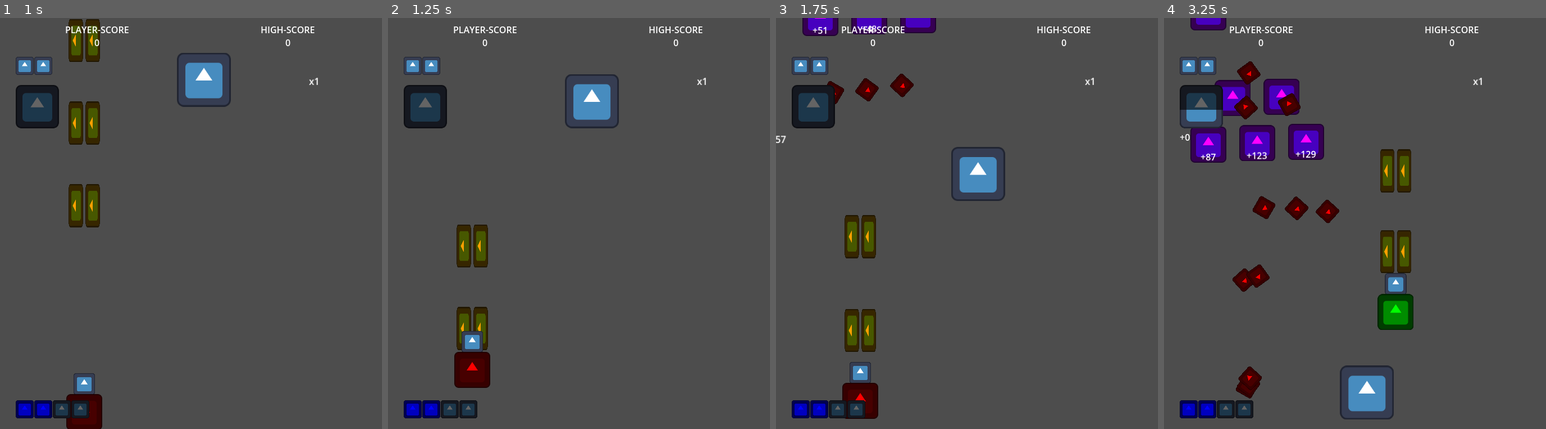
Above: before the commit, frames 1-4 (left to right).
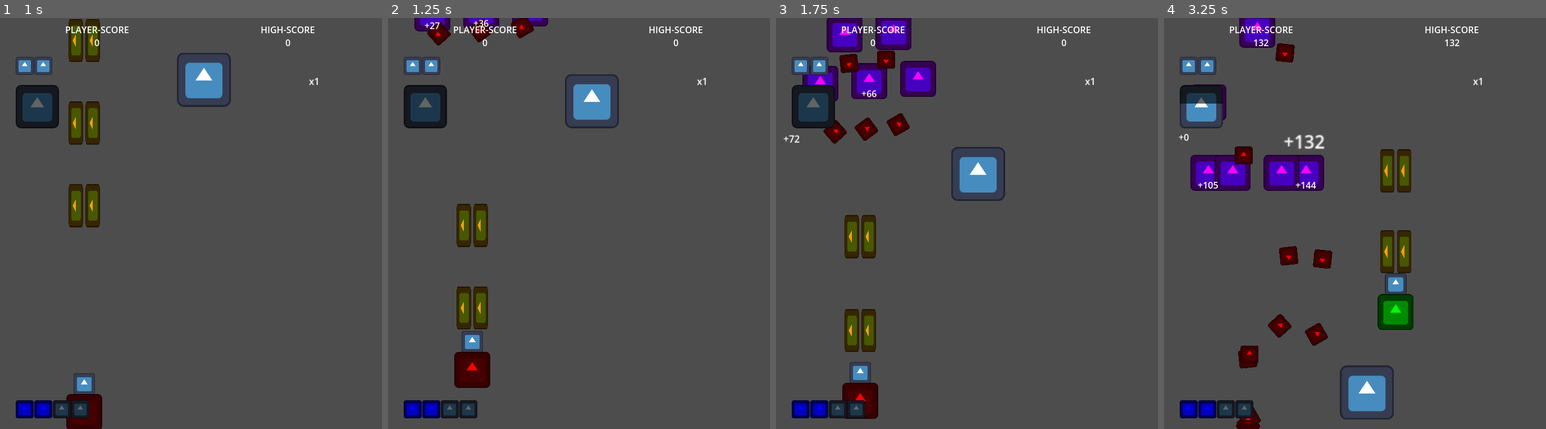
Above: after the commit, the same moments.

Repository: Zeroeth-0/Gatogun
Game: Godot game, scene res://scenes/UI/title_screen.tscn
The game is run twice, just before and just after one commit, with the same random seed, the same clock (stepped at 60 frames per second) and the same inputs. The engine's default icon, where the game draws it, is replaced by a stand-in: a white triangle on a blue panel in a dark square.
Inputs:
- Up to frame 1 (1 s): tap Enter (Start) at 0.5 s; hold Right (RIGHT) from 0.53 s (still down); hold Z (A) from 0.53 s (still down); tap X (B) at 0.8 s
- Up to frame 2 (1.25 s): keep holding Right (RIGHT); keep holding Z (A)
- Up to frame 3 (1.75 s): release Right (RIGHT) at 1.28 s; release Z (A) at 1.28 s; hold Down (DOWN) from 1.28 s (still down); tap X (B) at 1.35 s; tap Z (A) at 1.55 s
- Up to frame 4 (3.25 s): release Down (DOWN) at 2.03 s; hold Right (RIGHT) 2.03-2.78 s; hold Z (A) 2.03-2.78 s; tap X (B) at 2.3, 2.85 s; hold Up (UP) from 2.78 s (still down); tap Z (A) at 3.05 s

Frame 1 is identical in both runs. In frame 2, 2.7% of the frame differs, in the area x 6-42%, y 0-81%; in frame 3, 5.1%; in frame 4, 10%, in the area x 3-78%, y 0-100%.

Commit message:
Current December 2025

Diff:
--- a/project.godot
+++ b/project.godot
@@ -23,6 +23,7 @@
 SCORE="*res://utils/ScoreManager.gd"
 GAME="*res://utils/GameManager.gd"
 WEAPON="*res://utils/WeaponManager.gd"
+Spawning="*res://addons/BulletUpHell/Spawning.tscn"
 
 [display]
 
@@ -39,6 +40,10 @@
 
 movie_writer/movie_file="C:/Users/Amós/Desktop/GameDev/En Desarrollo/Movies/Gatodius_mov.avi"
 movie_writer/mix_rate.movie=0
+
+[editor_plugins]
+
+enabled=PackedStringArray("res://addons/BulletUpHell/plugin.cfg")
 
 [input]
 
--- a/scenes/enemies/popcorn/air/sorro.tscn
+++ b/scenes/enemies/popcorn/air/sorro.tscn
@@ -4,11 +4,11 @@
 [ext_resource type="PackedScene" uid="uid://bt5gwutxmj013" path="res://scenes/weapons/enemies/popcorn/singleAimed.tscn" id="2_xihgw"]
 
 [node name="Enemy" instance=ExtResource("1_etmv5")]
-childDuration = 2.3
-childSpeed = 150
+childDuration = 1.5
+childSpeed = 250
 adulthood = 12
 adultDuration = 2.0
 oldAge = 8
-oldSpeed = 200
+oldSpeed = 250
 
 [node name="Emitter" parent="." index="4" instance=ExtResource("2_xihgw")]
--- a/scenes/enemies/popcorn/air/sorro_l.tscn
+++ b/scenes/enemies/popcorn/air/sorro_l.tscn
@@ -4,11 +4,11 @@
 [ext_resource type="PackedScene" uid="uid://bt5gwutxmj013" path="res://scenes/weapons/enemies/popcorn/singleAimed.tscn" id="2_j3jcj"]
 
 [node name="Enemy" instance=ExtResource("1_ub505")]
-childDuration = 2.3
-childSpeed = 150
+childDuration = 1.5
+childSpeed = 250
 adulthood = 12
 adultDuration = 2.0
 oldAge = 10
-oldSpeed = 200
+oldSpeed = 250
 
 [node name="Emitter" parent="." index="4" instance=ExtResource("2_j3jcj")]
--- a/scenes/enemies/popcorn/air/sorro_p.tscn
+++ b/scenes/enemies/popcorn/air/sorro_p.tscn
@@ -5,11 +5,11 @@
 
 [node name="Enemy" instance=ExtResource("1_lfdny")]
 childhood = 8
-childSpeed = 200
+childSpeed = 250
 adulthood = 8
 adultDuration = 2.0
-adultSpeed = 200
+adultSpeed = 250
 oldAge = 8
-oldSpeed = 200
+oldSpeed = 250
 
 [node name="Emitter" parent="." index="4" instance=ExtResource("2_o26be")]
--- a/scenes/enemies/popcorn/air/torro.tscn
+++ b/scenes/enemies/popcorn/air/torro.tscn
@@ -5,11 +5,11 @@
 
 [node name="Enemy" instance=ExtResource("1_q4r1a")]
 childhood = 8
-childSpeed = 200
+childSpeed = 250
 adulthood = 8
 adultDuration = 2.0
-adultSpeed = 200
+adultSpeed = 250
 oldAge = 8
-oldSpeed = 200
+oldSpeed = 250
 
 [node name="Emitter" parent="." index="5" instance=ExtResource("2_iksxd")]
--- a/source/levels/level_parser.gd
+++ b/source/levels/level_parser.gd
@@ -351,3 +351,11 @@
 			row_delay = 0
 
 	return lines
+
+# How to use:
+# EnemyName at DirectionNumber+offset (N0+0.5) with Handedness (R/L) to Direction (N/S/E/W) after Time (1)
+# EnemyName @ DirectionNumber+offset (N0+0.5) : Handedness (R/L) > Direction (N/S/E/W) | Time (1)
+# SWARM(thickness,length,warmup) Std
+# LADDER(step,direction,jump,warmup) Std
+# MIRROR(warmup) Std
+# PARADE(thickness,length,warmup) Std
Not shown, changed: source/levels/test.txt
Not shown, added: LICENSE.md
